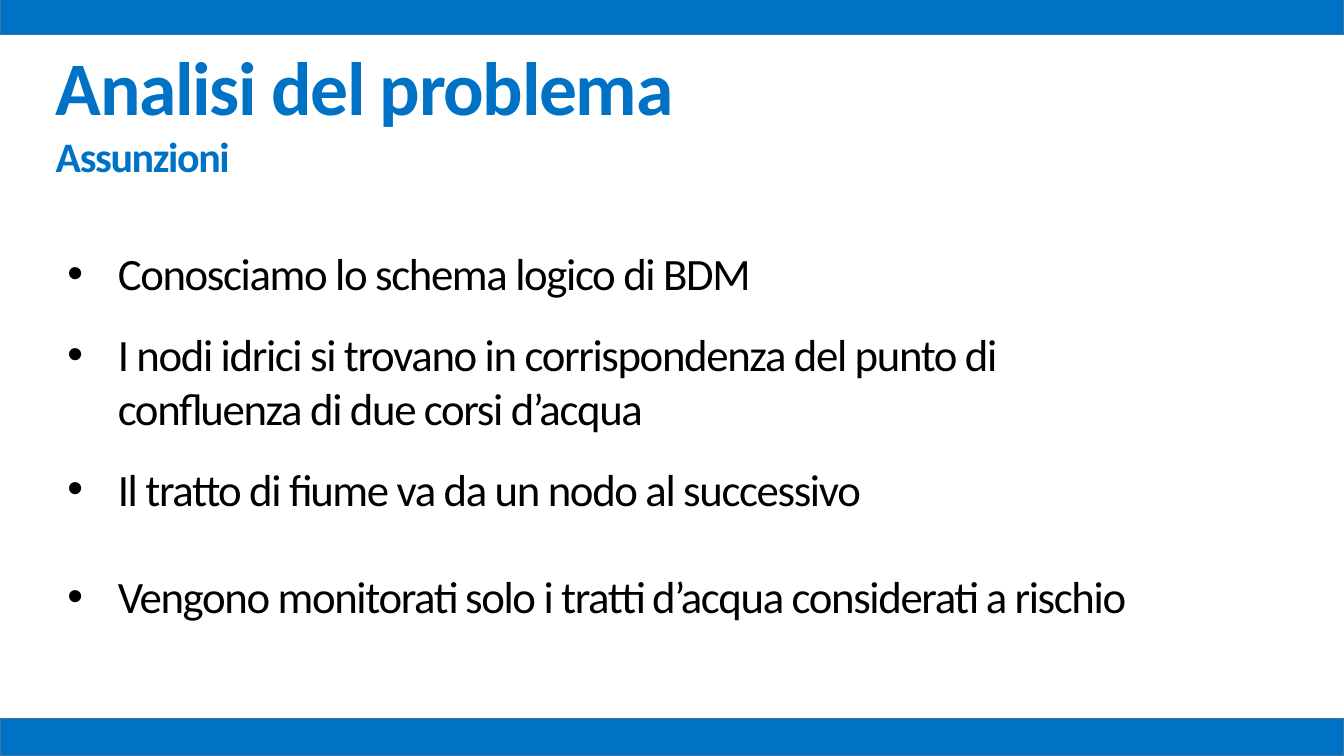
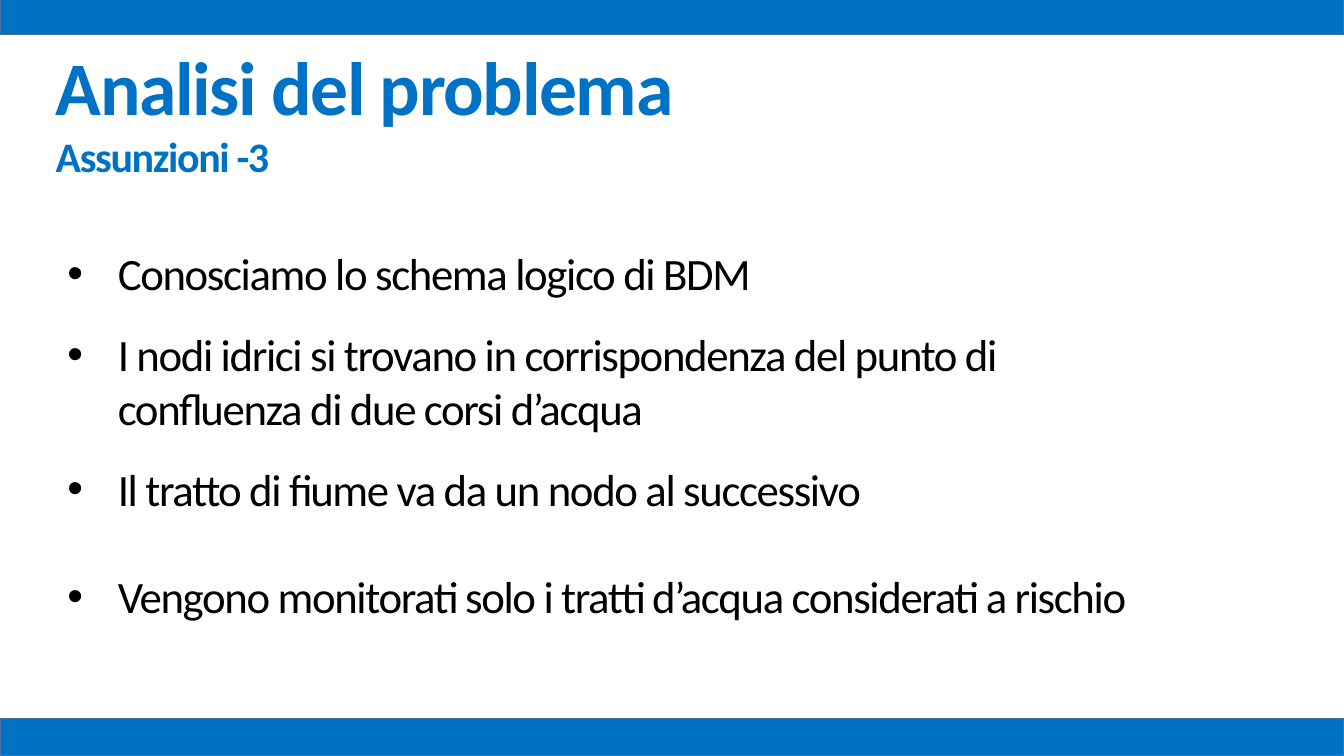
Before and after one commit to mz1991/ProgettoFebbraio2015, a slide deck: slide 10 of Febbraio 2015.pptx (slide 8 before the commit). Drawn at 1344x756 pixels with LibreOffice and Linux fonts; fonts in the diff are those of the drawing. Boxes give left, top, right and bottom in pixels: in the first picture for what was removed or moved away, otherwise in the second. Text is boxed around its words. In the diff, an @@ line names an element or a change of style, - is before the commit and + after.

```diff
--- a/Febbraio 2015.pptx
+++ b/Febbraio 2015.pptx
@@ text at bbox=[56, 142, 270, 173]: text changed @@
-Assunzioni
+Assunzioni -3
```
Also in this commit, not shown: 12 other slides changed, 1 other file.
